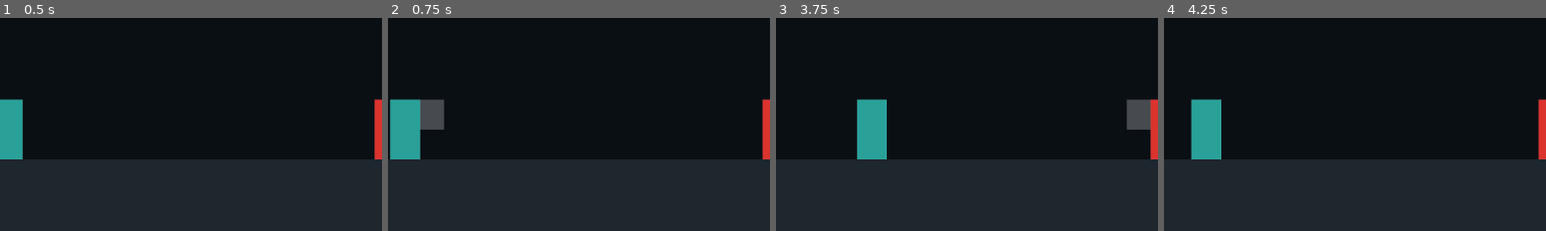
Above: before the commit, frames 1-4 (left to right).
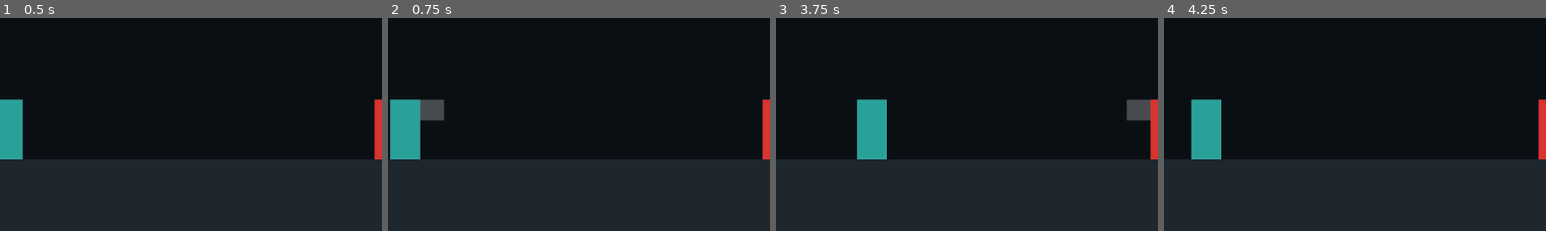
Above: after the commit, the same moments.

Repository: KvFxKaido/SENTINEL
Game: Godot game, scene res://Main.tscn
Same seed, same stepped clock (60 frames per second), same inputs: the game is played once before the commit and once after it.
Inputs:
- Up to frame 1 (0.5 s): no input
- Up to frame 2 (0.75 s): tap Enter at 0.5 s; hold Right from 0.53 s (still down); tap U at 0.6 s
- Up to frame 3 (3.75 s): tap Space at 0.77, 1.52, 2, 3.02 s; release Right at 1.28 s; hold Down 1.28-2.03 s; tap I at 1.35 s; hold Right 2.03-2.78 s; tap J at 2.1 s; hold Up 2.78-3.53 s; tap K at 2.85 s; tap Enter at 3.5 s; hold Left from 3.53 s (still down); tap T at 3.6 s
- Up to frame 4 (4.25 s): keep holding Left; tap Space at 3.77 s
The pictures show only the part of the screen within x 24-74%, y 39-89%; the shares and areas given below are measured in that part.

Frame 1 is identical in both runs. In frame 2, 0.3% of the frame differs, in the area x 8-15%, y 47-53%; in frame 3, 0.3%; in frame 4, nothing differs.

Commit message:
Address review: the duck counter lives, the docs stop lying
Push and Codex independently found the same critical: the duck-counter
window was geometrically unreachable — the HIGH hitbox bottom (y-50)
always overlapped the crouch hurtbox top (y-60), so the "not
intersects(crouch_box)" gate was permanently false and the marquee
mechanic was dead code. Root cause was two sources of truth: combat
resolved high-vs-crouch by height law while the counter path re-asked
the question in pixels and got a different answer. Fixed by making it
one law — the counter path now uses the same height guard plus the
stand-box "would this have hit you standing?" test — and the HIGH
hitbox bottom raised to 0.65*BODY_H so the debug draw never shows a
whiffed high overlapping the ducker. The picture and the law agree.

Also from review, all confirmed real:
- block+limb (the documented parry input) misfired as a normal attack.
  Parry stays unimplemented — but the input is now reserved and inert,
  and the docs scope it honestly as the next milestone instead of
  claiming it exists
- held keys machine-gunned attacks; limbs are now edge-triggered —
  committing a limb means pressing it
- simultaneous clean hits always paid P1 (first resolve cleared P2's
  attack); both connections are now read before either applies, so
  mirrored hits trade
- the CLAUDE.md frame-data table was a stale fork of the old workspace
  doc (wrong const name, wrong heights, a damage field the code never
  had) — replaced with the real ATTACKS table plus a keep-in-step rule

New: tests/logic_check.gd — a headless Godot script that executes
every claim above (height law, hitbox-clears-silhouette, window opens,
counter resolves, trades pay both, parry input inert). ALL PASS, and
the main scene still runs 60 frames headless clean. CLAUDE.md gains a
"harness status" ledger: what's in, what's not (parry, jump, chip,
health), and which success criteria are honestly measurable today.

Co-Authored-By: Claude Fable 5 <noreply@anthropic.com>
Claude-Session: https://claude.ai/code/session_0165iaw1cM89na3s5BSyMjRJ

Diff:
--- a/prototypes/close-contact/Main.gd
+++ b/prototypes/close-contact/Main.gd
@@ -78,6 +78,12 @@
 var p1: Fighter
 var p2: Fighter
 
+# previous-frame limb-key state, per player: attacks are edge-triggered
+# so holding a button cannot machine-gun normals — committing a limb
+# means pressing it (caught in review)
+var p1_held := {"lp": false, "rp": false, "lk": false, "rk": false}
+var p2_held := {"lp": false, "rp": false, "lk": false, "rk": false}
+
 @onready var p1_label: Label = $UI/P1Label
 @onready var p2_label: Label = $UI/P2Label
 
@@ -87,8 +93,8 @@
 	_update_facing()
 
 func _physics_process(delta: float) -> void:
-	var p1_input = _read_input(P1_KEYS)
-	var p2_input = _read_input(P2_KEYS)
+	var p1_input = _read_input(P1_KEYS, p1_held)
+	var p2_input = _read_input(P2_KEYS, p2_held)
 
 	_update_fighter(p1, p1_input, delta)
 	_update_fighter(p2, p2_input, delta)
@@ -97,8 +103,7 @@
 	_update_duck_counter_window(p2, p1)
 	_resolve_duck_counter(p1, p2)
 	_resolve_duck_counter(p2, p1)
-	_resolve_combat(p1, p2)
-	_resolve_combat(p2, p1)
+	_resolve_combat_pair(p1, p2)
 
 	_apply_pushbox()
 	_update_facing()
@@ -110,7 +115,7 @@
 	_update_labels()
 	queue_redraw()
 
-func _read_input(keys: Dictionary) -> Dictionary:
+func _read_input(keys: Dictionary, held: Dictionary) -> Dictionary:
 	var input := {
 		"left": Input.is_key_pressed(keys["left"]),
 		"right": Input.is_key_pressed(keys["right"]),
@@ -119,14 +124,12 @@
 		"block": Input.is_key_pressed(keys["block"]),
 		"attack_id": ""
 	}
-	if Input.is_key_pressed(keys["lp"]):
-		input.attack_id = "LP"
-	elif Input.is_key_pressed(keys["rp"]):
-		input.attack_id = "RP"
-	elif Input.is_key_pressed(keys["lk"]):
-		input.attack_id = "LK"
-	elif Input.is_key_pressed(keys["rk"]):
-		input.attack_id = "RK"
+	# rising edge only: a limb fires once per press
+	for id in ["lp", "rp", "lk", "rk"]:
+		var down := Input.is_key_pressed(keys[id])
+		if down and not held[id] and input.attack_id == "":
+			input.attack_id = id.to_upper()
+		held[id] = down
 	return input
 
 func _update_fighter(f: Fighter, input: Dictionary, delta: float) -> void:
@@ -162,8 +165,13 @@
 		if f.crouch and f.duck_counter_window > 0:
 			f.duck_counter_attempt = true
 			return
-		_start_attack(f, input.attack_id)
-		return
+		# block + limb is the parry input (spec §6). Parry is not
+		# implemented in this harness yet, so the input is reserved and
+		# inert — it must never misfire as a normal (caught in review).
+		# The fighter stays in block below.
+		if not input.block or f.crouch:
+			_start_attack(f, input.attack_id)
+			return
 
 	f.crouch = input.down
 	if f.crouch:
@@ -210,37 +218,53 @@
 		return "RECOVERY"
 	return "DONE"
 
-func _resolve_combat(attacker: Fighter, defender: Fighter) -> void:
+# Both connections are read BEFORE either is applied: simultaneous clean
+# hits are a trade, not a win for whoever the update order favors
+# (caught in review). The captured attack dicts stay valid after
+# `defender.attack = {}` because that rebinds the field, not the dict.
+func _resolve_combat_pair(a: Fighter, b: Fighter) -> void:
+	var ab := _combat_result(a, b)
+	var ba := _combat_result(b, a)
+	_apply_combat(a, b, ab)
+	_apply_combat(b, a, ba)
+
+func _combat_result(attacker: Fighter, defender: Fighter) -> Dictionary:
 	if attacker.attack.is_empty():
-		return
+		return {}
 	if _attack_phase(attacker.attack) != "ACTIVE":
-		return
+		return {}
 	if attacker.attack["has_hit"] or attacker.attack["has_block"]:
-		return
+		return {}
 
 	if attacker.attack["height"] == "HIGH" and defender.crouch:
-		return
+		return {}
 
 	var hitbox := _get_attack_hitbox(attacker, attacker.attack)
 	var hurtbox := _get_hurtbox(defender, false)
 	if not hitbox.intersects(hurtbox):
-		return
+		return {}
 
 	var blocked := defender.block and not defender.crouch
-	if blocked:
-		defender.blockstun = attacker.attack["blockstun"]
+	return {"kind": "BLOCK" if blocked else "HIT", "attack": attacker.attack}
+
+func _apply_combat(attacker: Fighter, defender: Fighter, result: Dictionary) -> void:
+	if result.is_empty():
+		return
+	var atk: Dictionary = result["attack"]
+	if result["kind"] == "BLOCK":
+		defender.blockstun = atk["blockstun"]
 		defender.attack = {}
 		_set_event(defender, "BLOCK")
 		_set_event(attacker, "BLOCKED")
-		attacker.attack["has_block"] = true
-		_apply_pushback(attacker, defender, attacker.attack, true)
+		atk["has_block"] = true
+		_apply_pushback(attacker, defender, atk, true)
 	else:
-		defender.hitstun = attacker.attack["hitstun"]
+		defender.hitstun = atk["hitstun"]
 		defender.attack = {}
 		_set_event(defender, "HIT")
 		_set_event(attacker, "HIT")
-		attacker.attack["has_hit"] = true
-		_apply_pushback(attacker, defender, attacker.attack, false)
+		atk["has_hit"] = true
+		_apply_pushback(attacker, defender, atk, false)
 
 func _apply_pushback(attacker: Fighter, defender: Fighter, attack: Dictionary, blocked: bool) -> void:
 	var push: float = float(attack["push"])
@@ -285,8 +309,11 @@
 	var y_bottom := f.pos.y
 	match attack["height"]:
 		"HIGH":
+			# the bottom clears a crouching silhouette (CROUCH_H = 60):
+			# the debug draw must never show a "whiffed" high overlapping
+			# the ducker — the picture and the height law have to agree
 			y_top = f.pos.y - BODY_H
-			y_bottom = f.pos.y - BODY_H * 0.5
+			y_bottom = f.pos.y - BODY_H * 0.65
 		"MID":
 			y_top = f.pos.y - BODY_H * 0.75
 			y_bottom = f.pos.y - BODY_H * 0.25
@@ -319,10 +346,15 @@
 		return
 	if not defender.crouch:
 		return
+	# one law, shared with _combat_result: a HIGH whiffs over a crouch by
+	# HEIGHT (guarded above), never by pixel accident. The stand-box test
+	# asks the only remaining question — "would this have hit you
+	# standing?" — and that near-miss is what opens the window. (The old
+	# extra crouch-box test made the window geometrically unreachable:
+	# dead code, caught in review.)
 	var hitbox := _get_attack_hitbox(attacker, attacker.attack)
 	var stand_box := _get_hurtbox(defender, true)
-	var crouch_box := _get_hurtbox(defender, false)
-	if hitbox.intersects(stand_box) and not hitbox.intersects(crouch_box):
+	if hitbox.intersects(stand_box):
 		defender.duck_counter_window = DUCK_COUNTER_WINDOW
 
 func _resolve_duck_counter(attacker: Fighter, defender: Fighter) -> void:
@@ -336,12 +368,11 @@
 		return
 	if attacker.attack["height"] != "HIGH":
 		return
+	if not defender.crouch:
+		return
 	var hitbox := _get_attack_hitbox(attacker, attacker.attack)
 	var stand_box := _get_hurtbox(defender, true)
-	var crouch_box := _get_hurtbox(defender, false)
 	if not hitbox.intersects(stand_box):
-		return
-	if hitbox.intersects(crouch_box):
 		return
 
 	attacker.attack = {}
--- /dev/null
+++ b/prototypes/close-contact/tests/logic_check.gd
@@ -0,0 +1,69 @@
+# Headless logic check for the Close Contact harness — execute the
+# claim: every assertion here is a review finding that was fixed, run
+# as the thing that would fail if the fix were fiction.
+#
+#   godot --headless --path prototypes/close-contact --script res://tests/logic_check.gd
+#
+# Not wired into CI (CI has no Godot runtime); run it after touching
+# Main.gd. Exit code is the verdict.
+extends SceneTree
+
+var failed := 0
+
+func check(ok: bool, label: String) -> void:
+	print(("PASS " if ok else "FAIL ") + label)
+	if not ok:
+		failed += 1
+
+func _init() -> void:
+	var MainScript = load("res://Main.gd")
+	var m = MainScript.new()
+	var FighterCls = MainScript.Fighter
+
+	# rig: attacker's HIGH in its active phase, defender ducking in range
+	var att = FighterCls.new("A", Vector2(320, 520))
+	var def = FighterCls.new("B", Vector2(400, 520))
+	att.facing = 1
+	def.facing = -1
+	def.crouch = true
+	m._start_attack(att, "LP")
+	att.attack["timer"] = att.attack["startup"]
+	check(m._attack_phase(att.attack) == "ACTIVE", "rig: LP reaches its active phase")
+
+	# the high whiffs over the duck by law, and its drawn box clears the
+	# crouch silhouette — the picture and the law agree
+	check(m._combat_result(att, def).is_empty(), "HIGH vs crouch: no contact, by height law")
+	var high_box: Rect2 = m._get_attack_hitbox(att, att.attack)
+	var crouch_box: Rect2 = m._get_hurtbox(def, false)
+	check(not high_box.intersects(crouch_box), "HIGH hitbox clears the crouching silhouette on screen")
+
+	# the duck-counter window opens on that near-miss (was dead code)
+	m._update_duck_counter_window(att, def)
+	check(def.duck_counter_window == m.DUCK_COUNTER_WINDOW, "duck-counter window opens on a ducked HIGH")
+
+	# and the counter resolves: the attacker eats the punish
+	def.duck_counter_attempt = true
+	m._resolve_duck_counter(att, def)
+	check(att.attack.is_empty() and att.hitstun == m.DUCK_COUNTER_HITSTUN, "duck counter lands — attacker punished")
+
+	# mirrored clean hits trade — no player-order bias
+	var a = FighterCls.new("A", Vector2(600, 520))
+	var b = FighterCls.new("B", Vector2(660, 520))
+	a.facing = 1
+	b.facing = -1
+	m._start_attack(a, "LK")
+	m._start_attack(b, "LK")
+	a.attack["timer"] = a.attack["startup"]
+	b.attack["timer"] = b.attack["startup"]
+	m._resolve_combat_pair(a, b)
+	check(a.hitstun > 0 and b.hitstun > 0, "simultaneous clean hits trade — both fighters pay")
+
+	# block + limb is the parry input: reserved, inert, never a normal
+	var c = FighterCls.new("C", Vector2(100, 520))
+	var held_block := {"left": false, "right": false, "up": false, "down": false, "block": true, "attack_id": "LP"}
+	m._update_fighter(c, held_block, 1.0 / 60.0)
+	check(c.attack.is_empty() and c.block, "block+limb stays a block — parry input reserved, no misfire")
+
+	m.free()
+	print("RESULT: " + ("ALL PASS" if failed == 0 else str(failed) + " FAILURES"))
+	quit(1 if failed > 0 else 0)
Not shown, changed: README.md
Not shown, changed: prototypes/close-contact/CLAUDE.md
Not shown, changed: prototypes/close-contact/README.md
